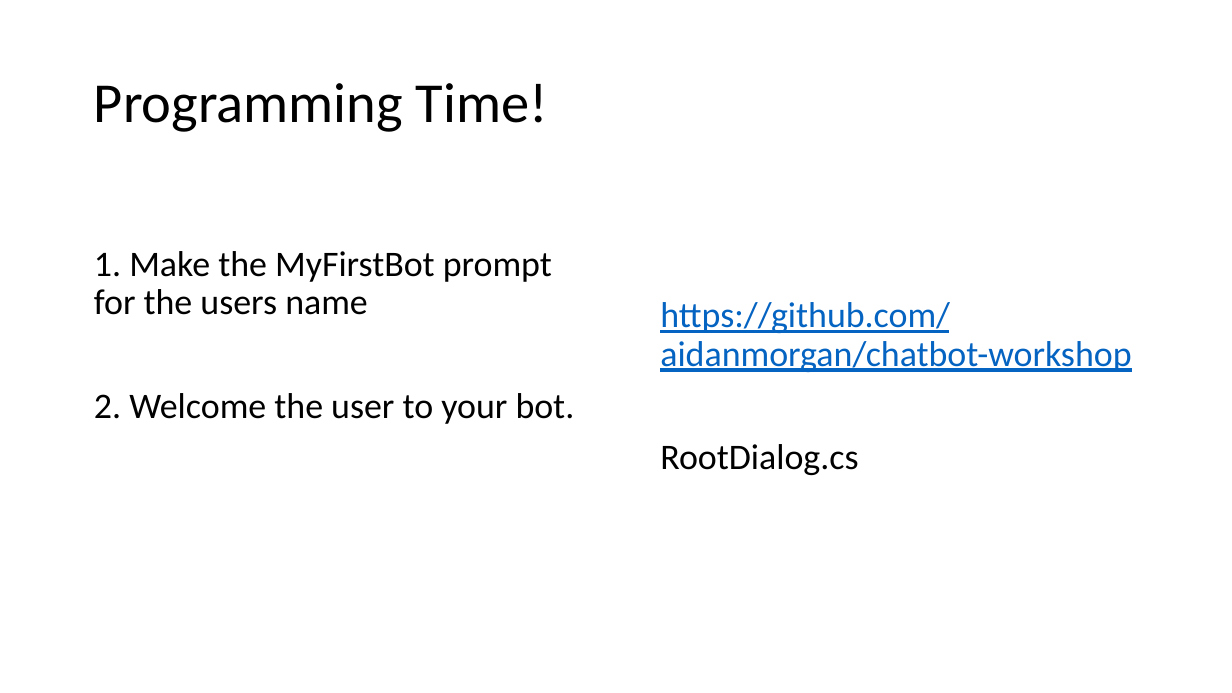
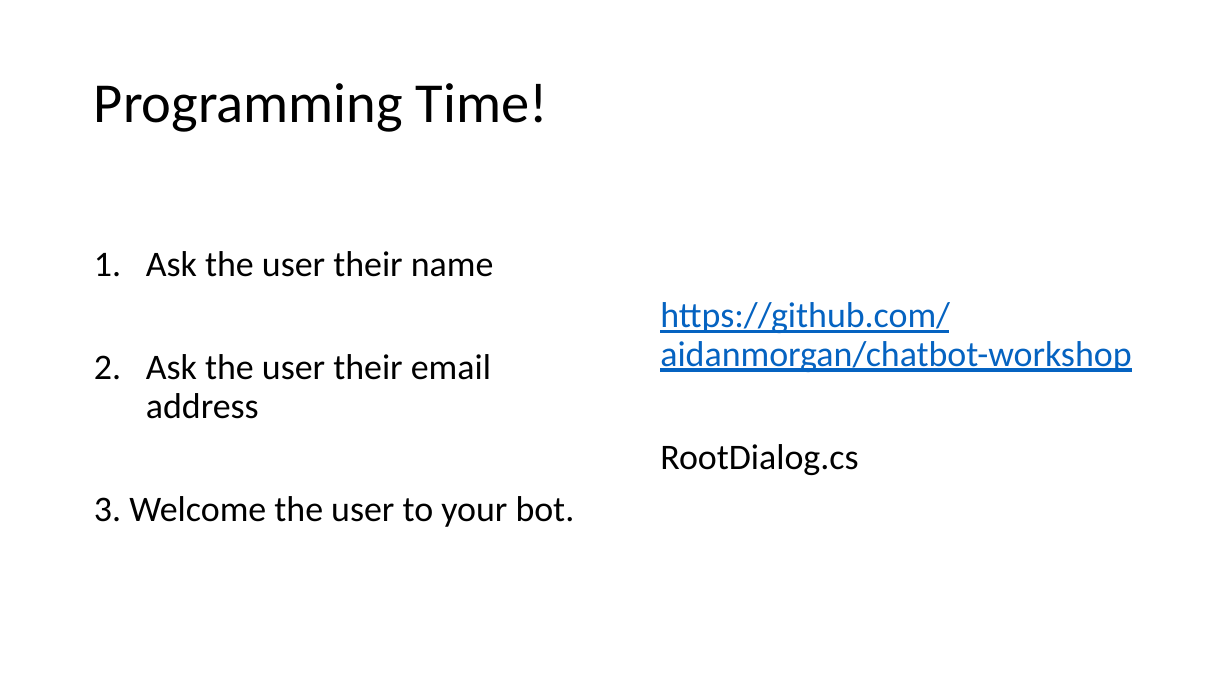
Before and after one commit to aidanmorgan/chatbot-workshop, a slide deck: slide 8 of Introduction to the Microsoft Bot Framework.pptx. Drawn at 1232x693 pixels with LibreOffice and Linux fonts; fonts in the diff are those of the drawing. Boxes give left, top, right and bottom in pixels: in the first picture for what was removed or moved away, otherwise in the second. Text is boxed around its words. In the diff, an @@ line names an element or a change of style, - is before the commit and + after.

```diff
--- a/Introduction to the Microsoft Bot Framework.pptx
+++ b/Introduction to the Microsoft Bot Framework.pptx
@@ text at [94,251,575,527]: text changed @@
-1. Make the MyFirstBot prompt for the users name
-2. Welcome the user to your bot.
+1. Ask the user their name
+2. Ask the user their email address
+3. Welcome the user to your bot.
```
Also in this commit, not shown: 1 other slide changed, 2 slides added, 3 other files.
